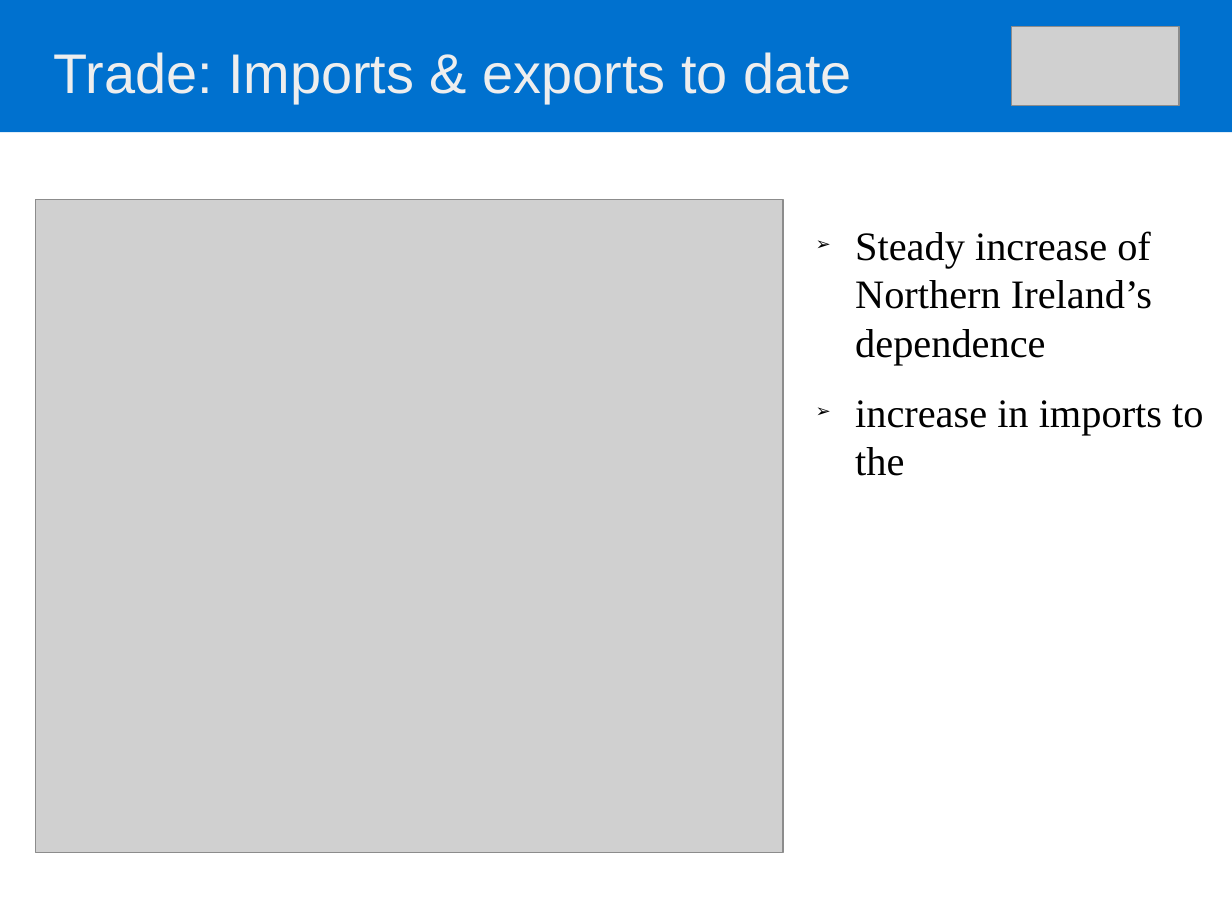
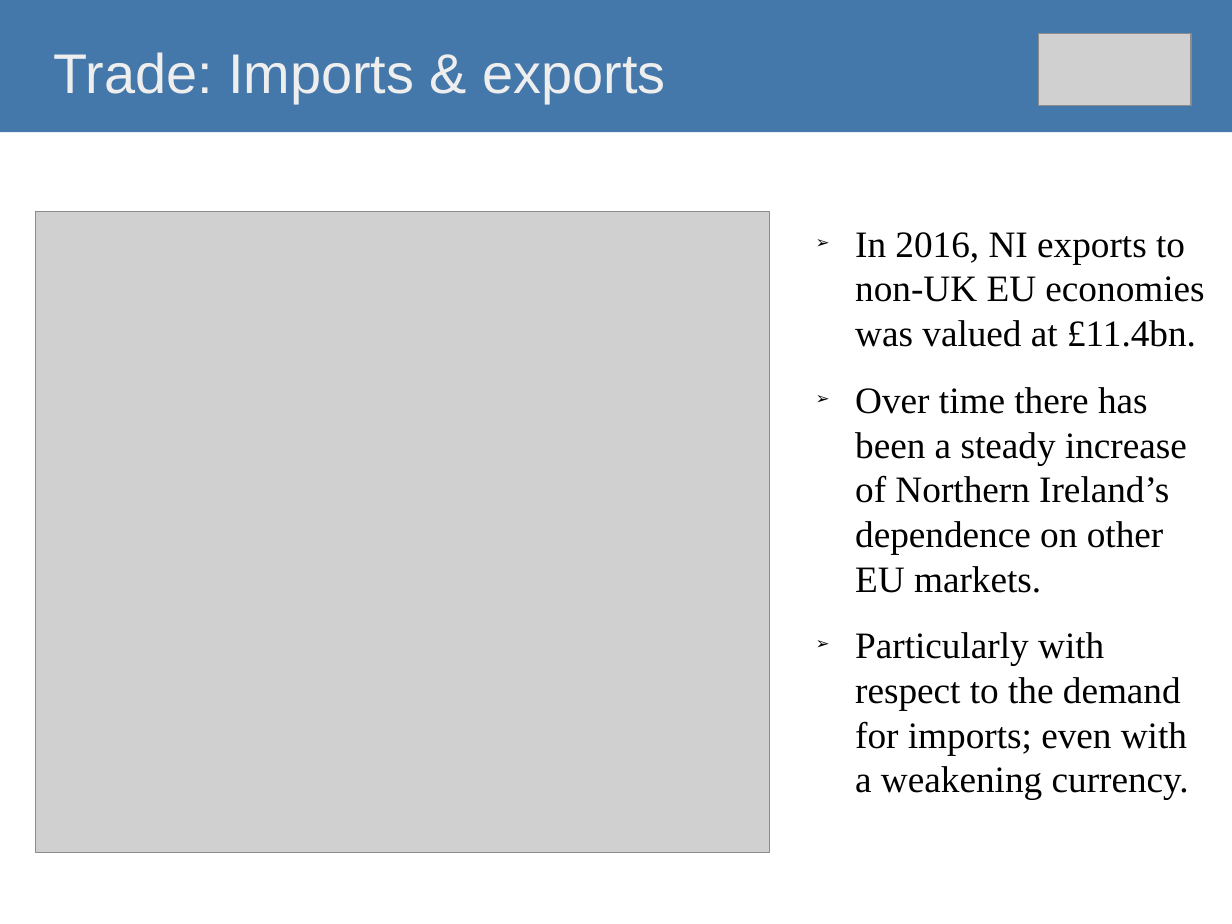
Before and after one commit to O1sims/MigrationNI, a slide deck: slide 3 of presentation/impact-of-brexit-on-ni-economy.odp. Drawn at 1232x924 pixels with LibreOffice and Linux fonts; fonts in the diff are those of the drawing; grey boxes stand for pictures. Boxes give left, top, right and bottom in pixels: in the first picture for what was removed or moved away, otherwise in the second. Text is boxed around its words. In the diff, an @@ line names an element or a change of style, - is before the commit and + after.

```diff
--- a/presentation/impact-of-brexit-on-ni-economy.odp
+++ b/presentation/impact-of-brexit-on-ni-economy.odp
@@ title "Trade: Imports & exports" at (0,0,1232,132): fill #0071CF to #4477AA @@
@@ title at (53,52,666,103): text changed @@
-Trade: Imports & exports to date
+Trade: Imports & exports
@@ picture: place and size @@
-picture at (1013,27,1181,106)
+picture at (1039,34,1192,106)
@@ picture: place and size @@
-picture at (35,199,783,852)
+picture at (35,211,769,853)
@@ text at (855,232,1204,800): text changed; size 26 to 24 pt @@
-➢ Steady increase of Northern Ireland’s dependence
-➢ increase in imports to the
+➢ In 2016, NI exports to non-UK EU economies was valued at £11.4bn.
+➢ Over time there has been a steady increase of Northern Ireland’s dependence on other EU markets.
+➢ Particularly with respect to the demand for imports; even with a weakening currency.
```
Also in this commit, not shown: 2 other slides changed, 11 slides added.
